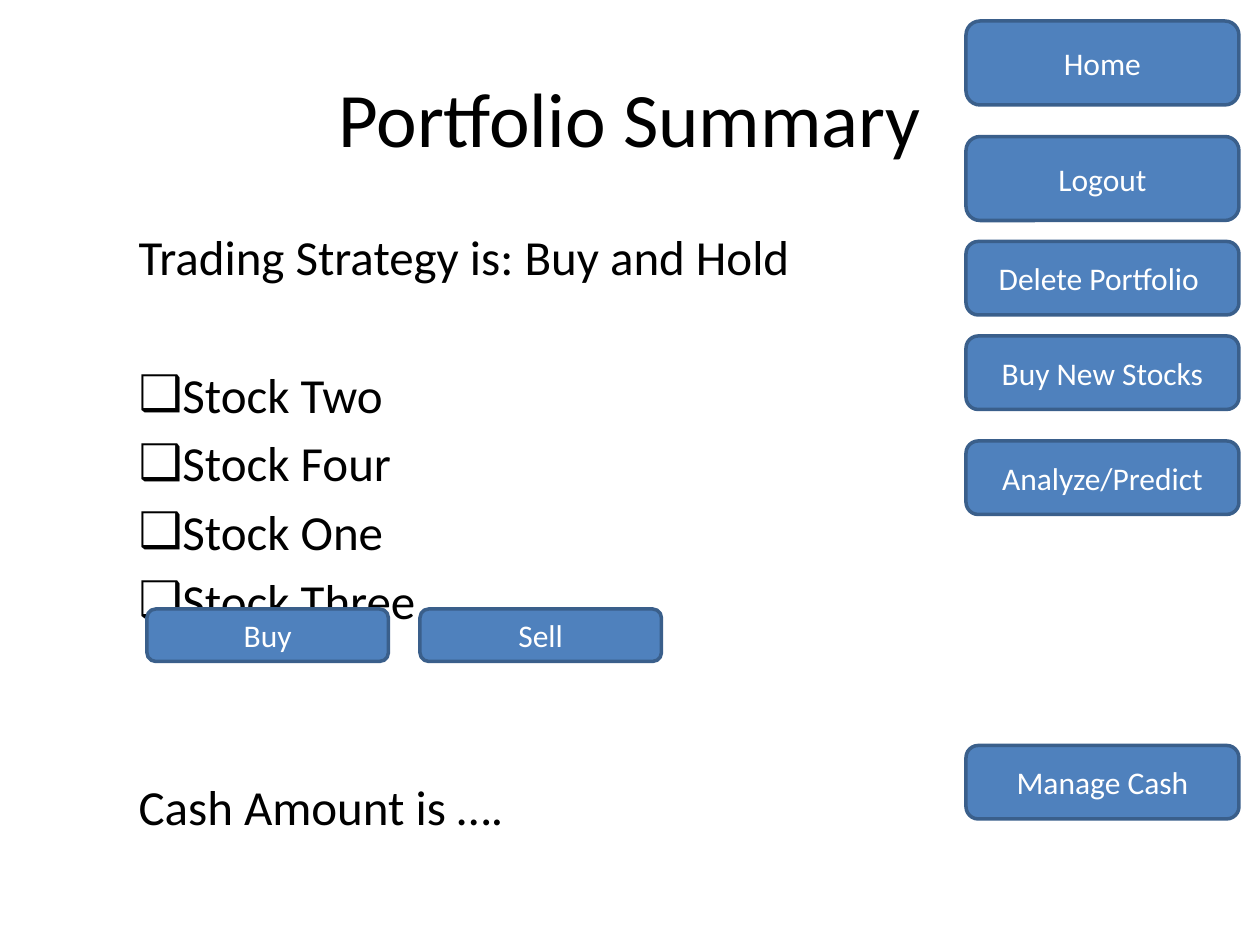
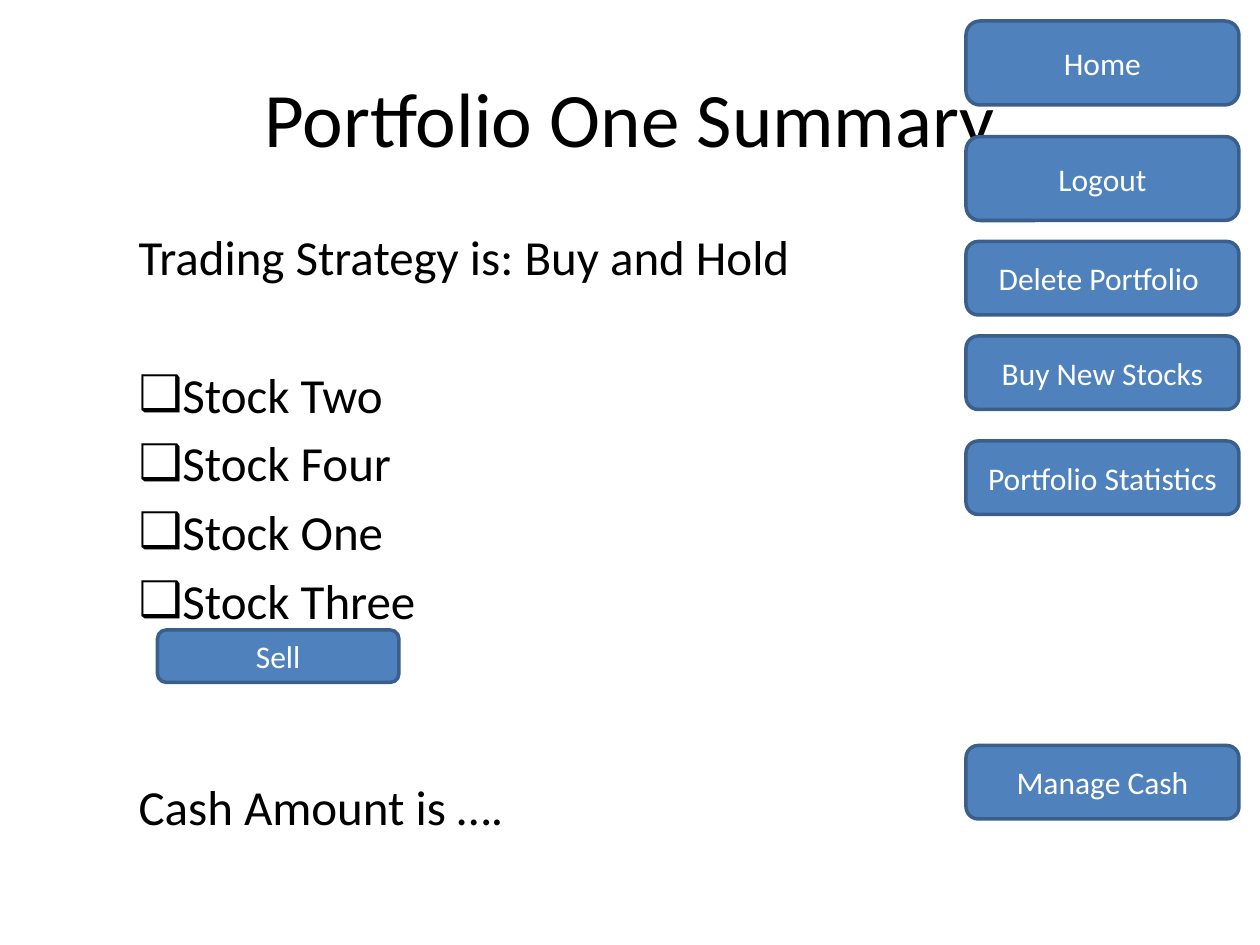
Before and after one commit to divmod/portfolio, a slide deck: slide 4 of handin/Flow.pptx. Drawn at 1260x945 pixels with LibreOffice and Linux fonts; fonts in the diff are those of the drawing. Boxes give left, top, right and bottom in pixels: in the first picture for what was removed or moved away, otherwise in the second. Text is boxed around its words. In the diff, an @@ line names an element or a change of style, - is before the commit and + after.

```diff
--- a/handin/Flow.pptx
+++ b/handin/Flow.pptx
@@ title at [265, 83, 994, 165]: text changed @@
-Portfolio Summary
+Portfolio One Summary
@@ text in rounded rectangle at [988, 468, 1217, 490]: text changed @@
-Analyze/Predict
+Portfolio Statistics
@@ rounded rectangle removed at [147, 609, 389, 662] @@
-Buy
@@ rounded rectangle "Sell": place and size @@
-rounded rectangle "Sell" at [420, 609, 662, 662]
+rounded rectangle "Sell" at [158, 630, 399, 683]
```
Also in this commit, not shown: 2 other slides changed.
